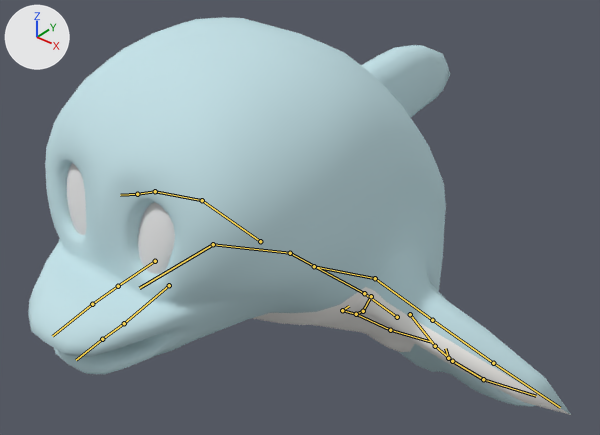
The Blender file TamaDolphin/Assets/BlenderModels/Dolphin.blend, before and after one commit.
Camera for both pictures: a 50 mm camera at (9.78, -9.85, 9.39) aimed at (-0.76, 2.91, -0.65). The axes (+X, +Y, +Z) are drawn at upper left. The lights are the same throughout. The bones that bend it are drawn over the model as lines.
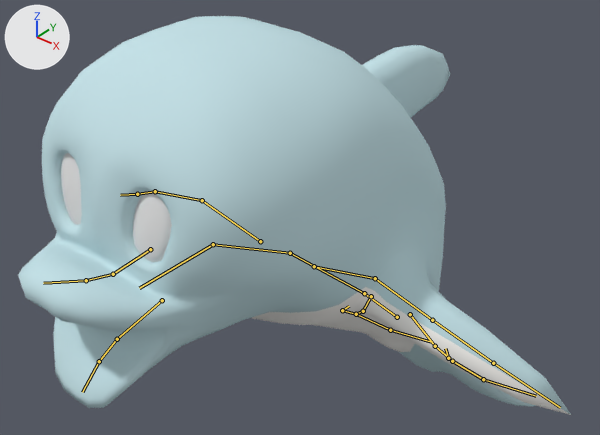
The newer file adds an action. The first version stands in its rest pose; the second is drawn at frame 100 of the action 'ApriBocca'.

Location of each change, [x1, y1, x2, y2] in pixels of the pictures (600 x 435 px):
'Cube', posed
    before: [28, 17, 571, 415]
    after: [18, 16, 571, 415]
bone 'Bone.004', root to tip
    before: (155, 261) to (118, 286)
    after: (150, 249) to (113, 274)
bone 'Bone.008', root to tip
    before: (118, 286) to (92, 304)
    after: (113, 274) to (86, 280)
bone 'Bone.009', root to tip
    before: (92, 304) to (52, 336)
    after: (86, 280) to (43, 283)
bone 'Bone.005', root to tip
    before: (169, 285) to (124, 323)
    after: (162, 300) to (117, 339)
bone 'Bone.006', root to tip
    before: (124, 323) to (102, 339)
    after: (117, 339) to (99, 361)
bone 'Bone.007', root to tip
    before: (102, 339) to (76, 360)
    after: (99, 361) to (82, 392)

What the commit changed:
Bone 'Bone.004' (bone_bone_004) moves from (0.0, 0.0, 0.0) to (0.003, 0.012, 0.095).
Bone 'Bone.008' (bone_bone_008) turns from (0, 0, 0) to (22, 0, 0) degrees about its own x, y and z.
Bone 'Bone.009' (bone_bone_009) turns from (0, 0, 0) to (15, 0, 0) degrees about its own x, y and z.
Bone 'Bone.005' (bone_bone_005) moves from (0.0, 0.0, 0.0) to (0.002, 0.08, -0.064).
Bone 'Bone.006' (bone_bone_006) turns from (0, 0, 0) to (-23, 1, -1) degrees about its own x, y and z.
Bone 'Bone.007' (bone_bone_007) turns from (0, 0, 0) to (-13, 0, 0) degrees about its own x, y and z.
